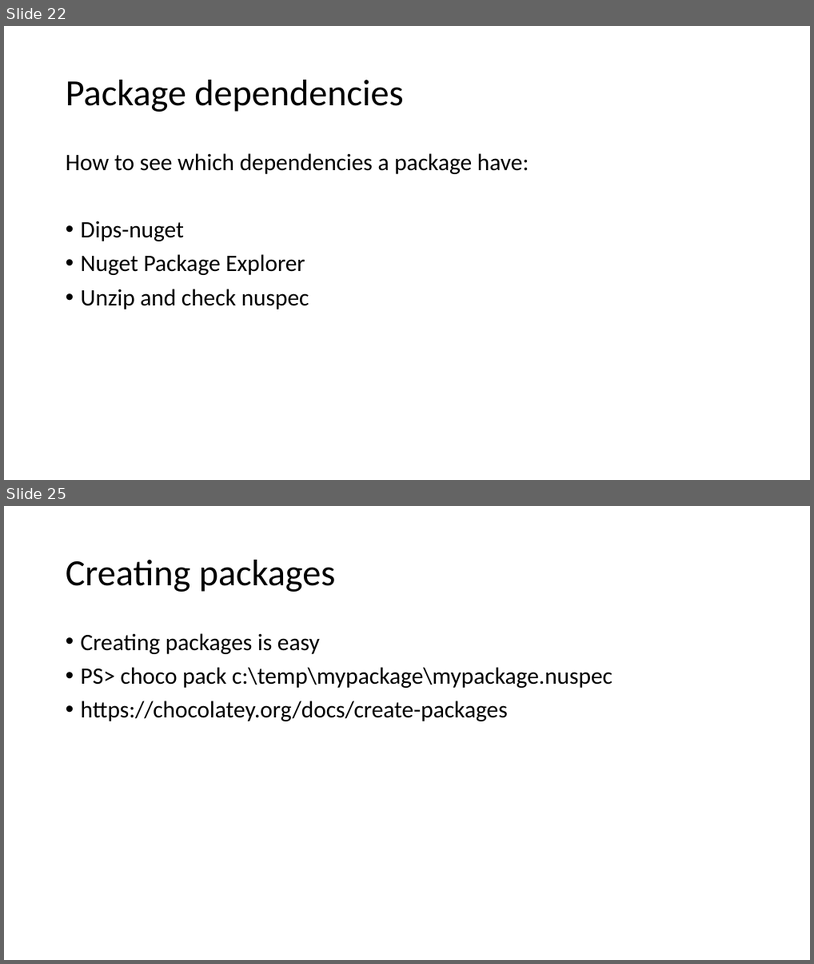
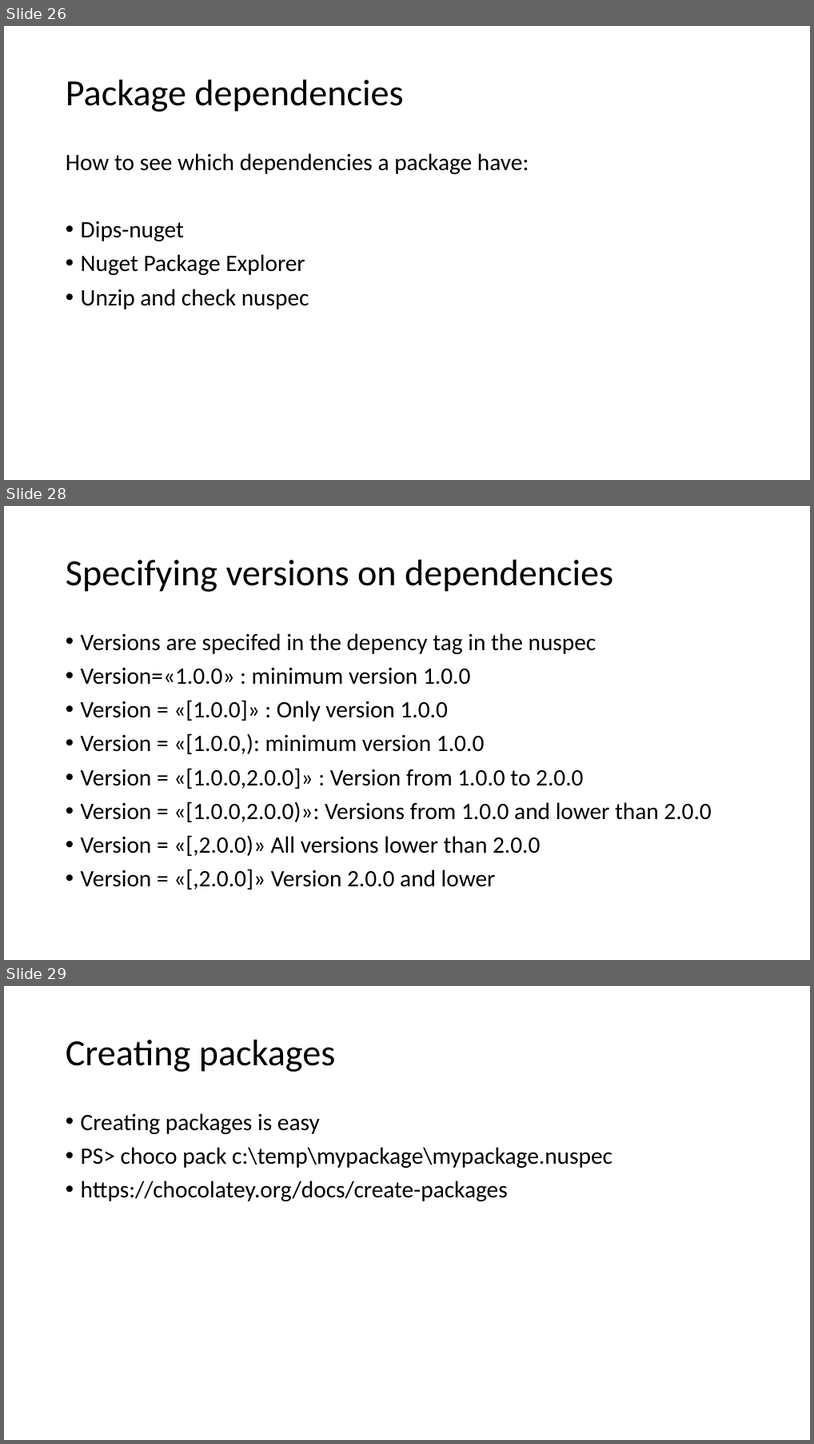
Before and after one commit to DIPSAS/InstallationTech, a slide deck: docs/InstallationCourse.pptx. Shown one above the other, each under a label of ours: slides 22 and 25 before the commit, slides 26, 28 and 29 after it; the slides between them are not shown. The pictures are 814x964 and 814x1444 pixels, drawn with LibreOffice and Linux fonts; fonts in the diff are those of the drawing. Boxes give left, top, right and bottom in pixels: in the first picture for what was removed or moved away, otherwise in the second. Text is boxed around its words. In the diff, an @@ line names an element or a change of style, - is before the commit and + after.

Commit message:
Updated with slides about dependencies

```diff
--- a/docs/InstallationCourse.pptx
+++ b/docs/InstallationCourse.pptx
@@ slide 28 added at bbox=[4, 506, 810, 960], background #FFFFFF @@
@@ title added at bbox=[66, 560, 614, 592], 44 pt, text #000000 @@
+Specifying versions on dependencies
@@ text added at bbox=[81, 633, 711, 889], 28 pt, text #000000 @@
+• Versions are specifed in the depency tag in the nuspec
+• Version=«1.0.0» : minimum version 1.0.0
+• Version = «[1.0.0]» : Only version 1.0.0
+• Version = «[1.0.0,): minimum version 1.0.0
+• Version = «[1.0.0,2.0.0]» : Version from 1.0.0 to 2.0.0
+• Version = «[1.0.0,2.0.0)»: Versions from 1.0.0 and lower than 2.0.0
+• Version = «[,2.0.0)» All versions lower than 2.0.0
+• Version = «[,2.0.0]» Version 2.0.0 and lower
@@ what was slide 22 is now slide 26 @@
@@ what was slide 25 is now slide 29 @@
```
Also in this commit, not shown: 13 slides changed, 4 other slides added.
